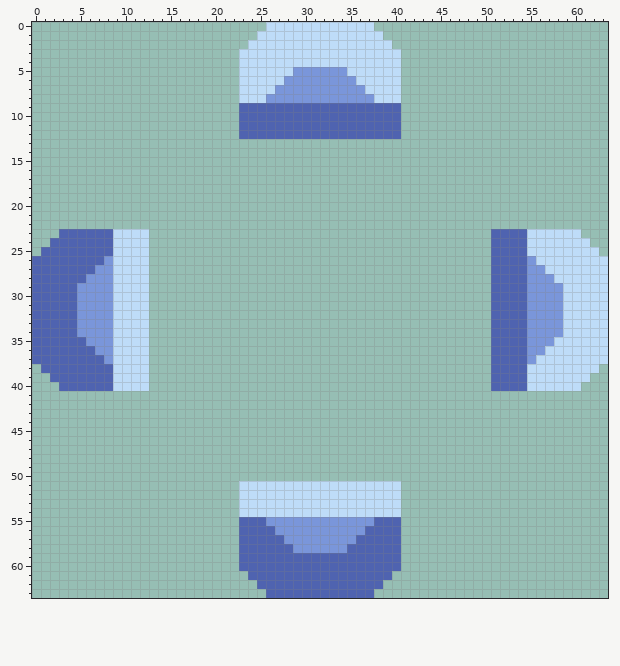
Two states of a pixel-art sprite, assets/sprites/blocks/units/defensive-unit-factory-top-advance-light.png. The first picture shows the starting point.
The file is 64x64 pixels.
Now the later version:
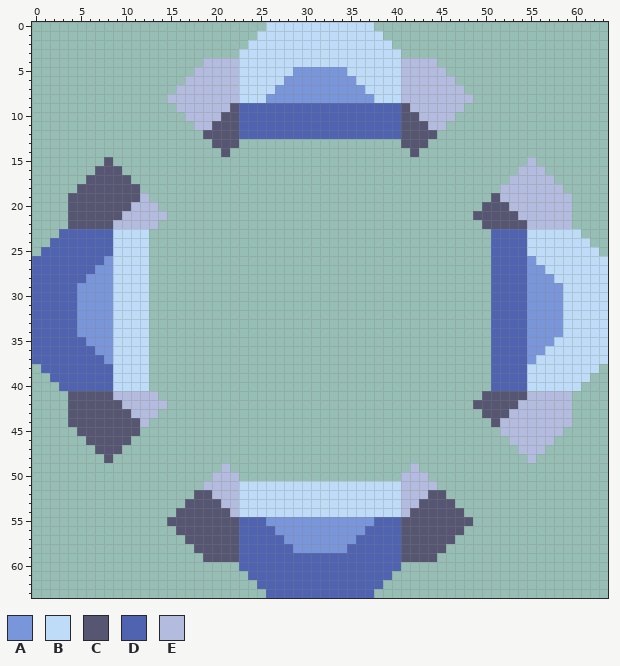
Palette (. is transparent): A #7a96da  B #bedcf8  C #565673  D #4f63b0  E #b3bcde
The exact change:
Colour C now appears in row 9 at x 22 and 41; in row 10 at x 21 to 22 and 41 to 42; in row 11 at x 20 to 22 and 41 to 43; in row 12 at x 19 to 22 and 41 to 44; in row 13 at x 20 to 22 and 41 to 43; in row 14 at x 21 and 42.
Colour C now appears in row 15 at x 8; in row 16 at x 7 to 9; in row 17 at x 6 to 10; in row 18 at x 5 to 11; in row 19 at x 4 to 11 and 51; in row 20 at x 4 to 10 and 50 to 52.
Colour C now appears in row 21 at x 4 to 9 and 49 to 53; in row 22 at x 4 to 8 and 50 to 54; in row 41 at x 4 to 8 and 50 to 54; in row 42 at x 4 to 9 and 49 to 53; in row 43 at x 4 to 10 and 50 to 52; in row 44 at x 4 to 11 and 51.
Colour C now appears in row 45 at x 5 to 11; in row 46 at x 6 to 10; in row 47 at x 7 to 9; in row 48 at x 8; in row 52 at x 18 to 19 and 44 to 45; in row 53 at x 17 to 20 and 43 to 46.
Colour C now appears in row 54 at x 16 to 21 and 42 to 47; in row 55 at x 15 to 22 and 41 to 48; in row 56 at x 16 to 22 and 41 to 47; in row 57 at x 17 to 22 and 41 to 46; in row 58 at x 18 to 22 and 41 to 45; in row 59 at x 19 to 22 and 41 to 44.
Colour E now appears in row 4 at x 19 to 22 and 41 to 44; in row 5 at x 18 to 22 and 41 to 45; in row 6 at x 17 to 22 and 41 to 46; in row 7 at x 16 to 22 and 41 to 47; in row 8 at x 15 to 22 and 41 to 48; in row 9 at x 16 to 21 and 42 to 47.
Colour E now appears in row 10 at x 17 to 20 and 43 to 46; in row 11 at x 18 to 19 and 44 to 45; in row 15 at x 55; in row 16 at x 54 to 56; in row 17 at x 53 to 57; in row 18 at x 52 to 58.
Colour E now appears in row 19 at x 12 and 52 to 59; in row 20 at x 11 to 13 and 53 to 59; in row 21 at x 10 to 14 and 54 to 59; in row 22 at x 9 to 13 and 55 to 59; in row 41 at x 9 to 13 and 55 to 59; in row 42 at x 10 to 14 and 54 to 59.
Colour E now appears in row 43 at x 11 to 13 and 53 to 59; in row 44 at x 12 and 52 to 59; in row 45 at x 52 to 58; in row 46 at x 53 to 57; in row 47 at x 54 to 56; in row 48 at x 55.
Colour E now appears in row 49 at x 21 and 42; in row 50 at x 20 to 22 and 41 to 43; in row 51 at x 19 to 22 and 41 to 44; in row 52 at x 20 to 22 and 41 to 43; in row 53 at x 21 to 22 and 41 to 42; in row 54 at x 22 and 41.
Pixel boxes of the changes (left, top, right, bottom) in both pictures:
added: (167, 58, 239, 157)
added: (401, 58, 473, 157)
added: (68, 157, 167, 229)
added: (473, 157, 572, 229)
added: (68, 391, 167, 463)
added: (473, 391, 572, 463)
added: (167, 463, 239, 562)
added: (401, 463, 473, 562)
